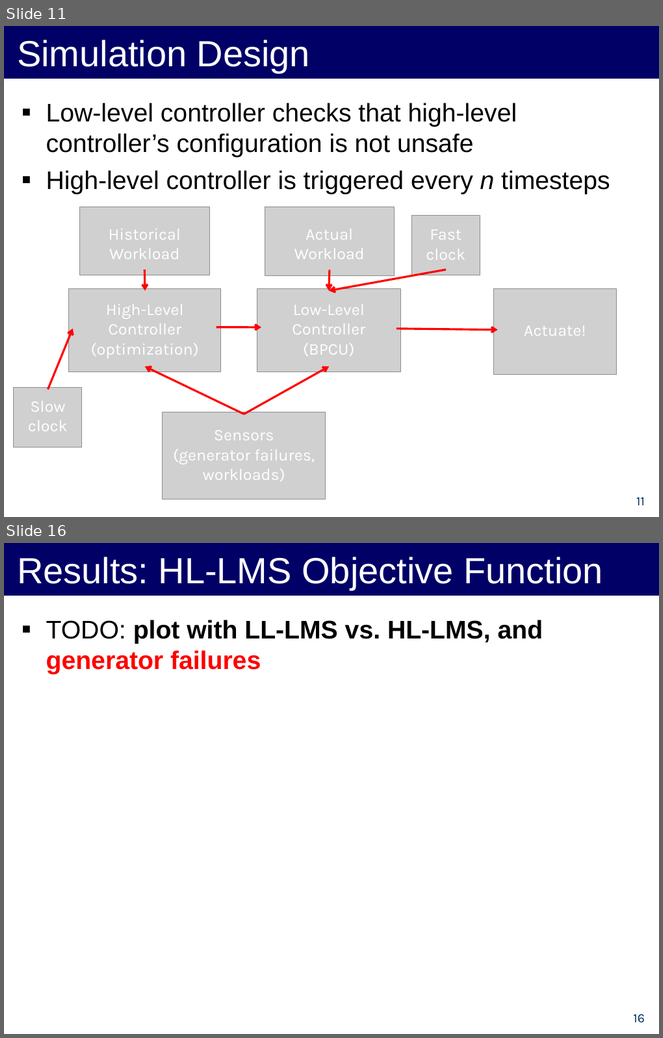
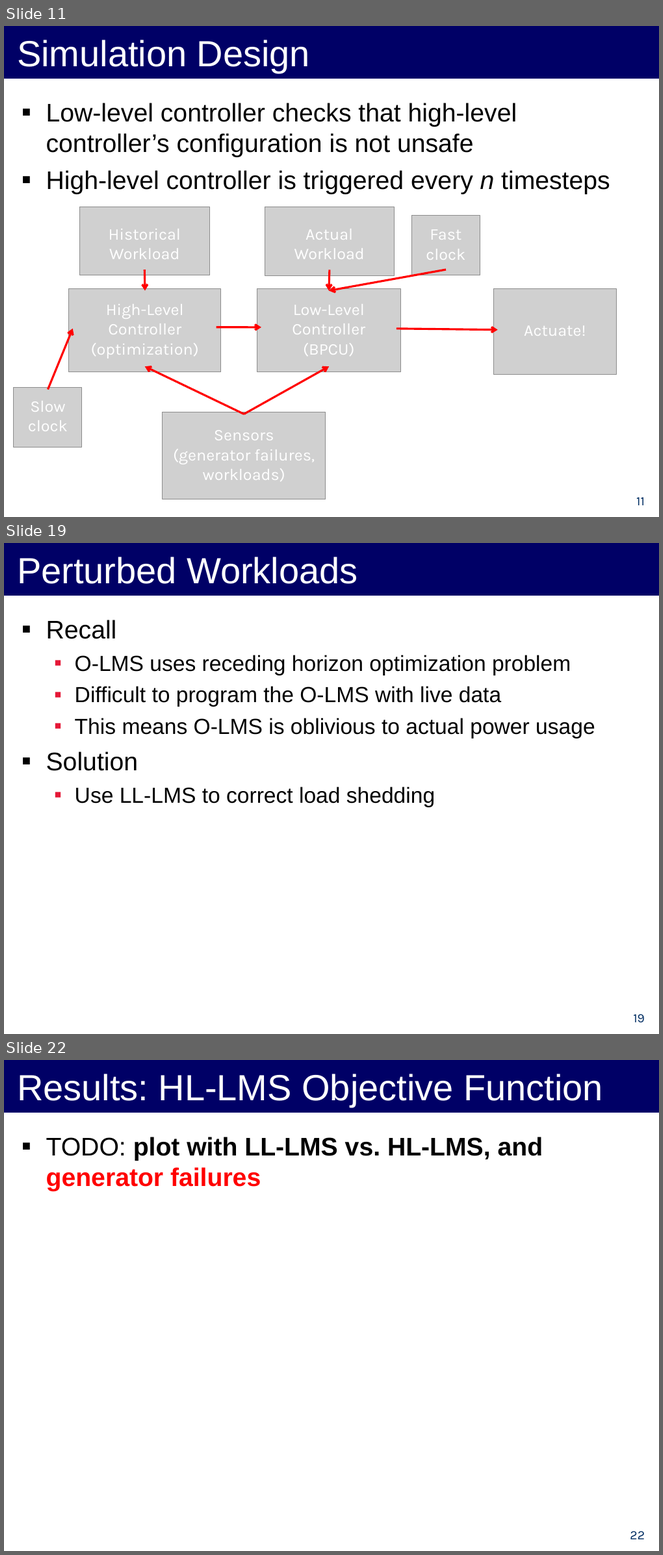
Before and after one commit to forresti/optimal_load_management, a slide deck: project/12-3-12_Presentation.ppt. Shown one above the other, each under a label of ours: slides 11 and 16 before the commit, slides 11, 19 and 22 after it; the slides between them are not shown. The pictures are 663x1038 and 663x1555 pixels, drawn with LibreOffice and Linux fonts; fonts in the diff are those of the drawing; grey boxes stand for pictures. Boxes give left, top, right and bottom in pixels: in the first picture for what was removed or moved away, otherwise in the second. Text is boxed around its words. In the diff, an @@ line names an element or a change of style, - is before the commit and + after.

```diff
--- a/project/12-3-12_Presentation.ppt
+++ b/project/12-3-12_Presentation.ppt
@@ slide 19 added at <box>4,543,659,1034</box>, background #FFFFFF @@
@@ title added at <box>4,543,659,596</box>, fill #000066, 40 pt, text #FFFFFF @@
+Perturbed Workloads
@@ text added at <box>46,620,596,808</box>, 24 pt, text #000000 @@
+▪ Recall
+  ▪ O-LMS uses receding horizon optimization problem
+  ▪ Difficult to program the O-LMS with live data
+  ▪ This means O-LMS is oblivious to actual power usage
+▪ Solution
+  ▪ Use LL-LMS to correct load shedding
@@ page number added at <box>633,1014,645,1023</box>, 14 pt, text #002D62 @@
+19
@@ what was slide 16 is now slide 22 @@
@@ page number at <box>630,1531,645,1540</box>: text changed @@
-16
+22
```
Also in this commit, not shown: 3 slides changed, 8 other slides added, 3 slides removed.
